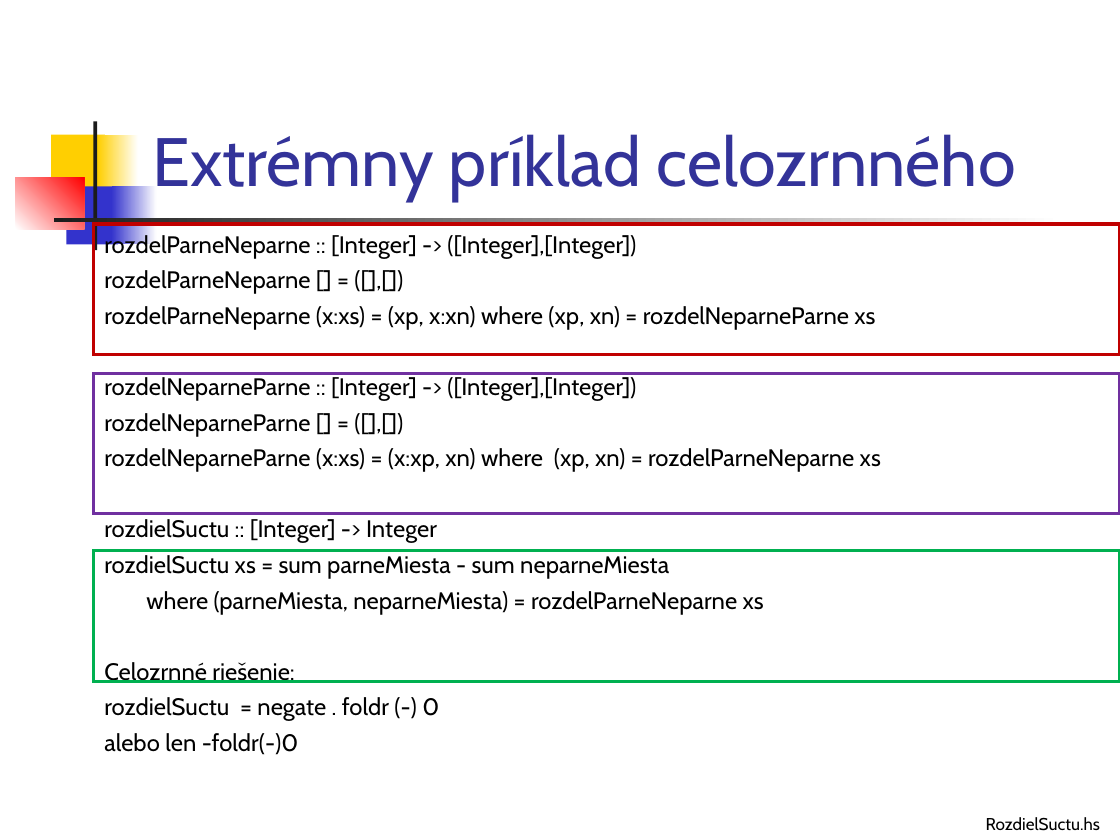
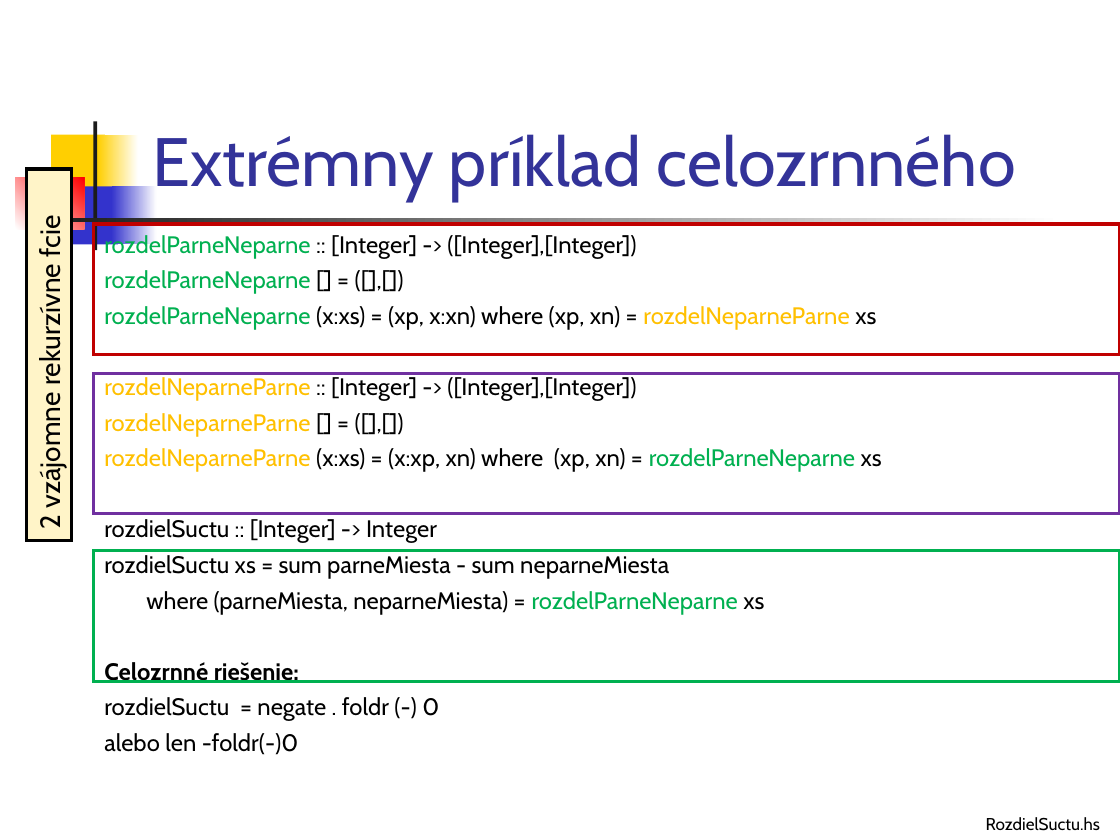
Before and after one commit to Funkcionalne/Prednasky, a slide deck: slide 4 of 03/03_fpro.ppt. Drawn at 1120x840 pixels with LibreOffice and Linux fonts; fonts in the diff are those of the drawing. Boxes give left, top, right and bottom in pixels: in the first picture for what was removed or moved away, otherwise in the second. Text is boxed around its words. In the diff, an @@ line names an element or a change of style, - is before the commit and + after.

```diff
--- a/03/03_fpro.ppt
+++ b/03/03_fpro.ppt
@@ rectangle added at [27, 168, 72, 540], fill #FFF4C8, outline #000000 2.24 pt, 18 pt, text #000000 @@
+2 vzájomne rekurzívne fcie
@@ text at [104, 232, 882, 683]: text colour #000000 to #00B050 in "rozdelParneNeparne", "rozdelParneNeparne", "rozdelParneNeparne", "rozdelParneNeparne" and 1 more places; text colour #000000 to #FFC000 in "rozdelNeparneParne", "rozdelNeparneParne", "rozdelNeparneParne", "rozdelNeparneParne"; bold on in "Celozrnné riešenie:" @@
```
Also in this commit, not shown: 11 other slides changed, 3 slides added, 4 other files.
